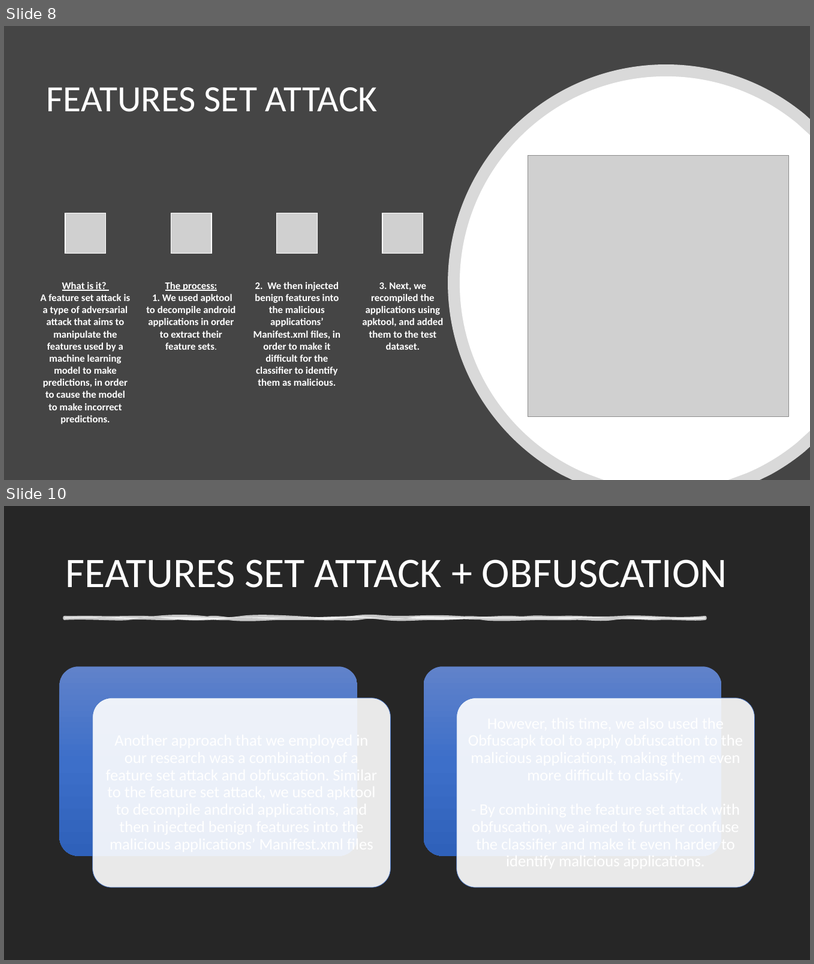
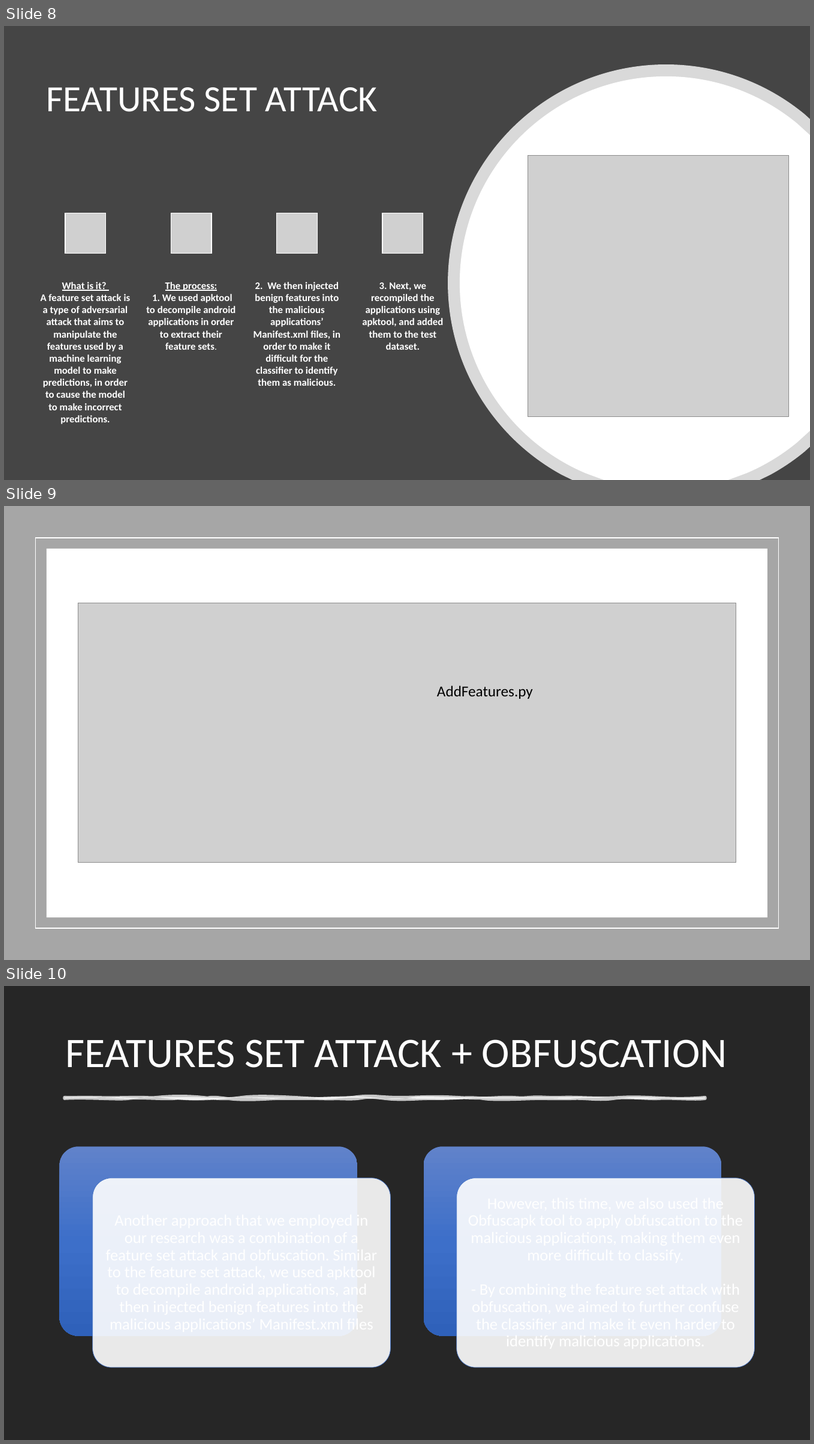
Before and after one commit to TalMalchi/drebin-android-attack, a slide deck: Presentation.pptx. Shown one above the other, each under a label of ours: slides 8 and 10 before the commit, slides 8, 9 and 10 after it; the slides between them are not shown. The pictures are 814x964 and 814x1444 pixels, drawn with LibreOffice and Linux fonts; fonts in the diff are those of the drawing; grey boxes stand for pictures. Boxes give left, top, right and bottom in pixels: in the first picture for what was removed or moved away, otherwise in the second. Text is boxed around its words. In the diff, an @@ line names an element or a change of style, - is before the commit and + after.

```diff
--- a/Presentation.pptx
+++ b/Presentation.pptx
@@ slide 9 added at [4, 506, 810, 960], background #FFFFFF @@
@@ rectangle added at [4, 506, 810, 960], fill #A6A6A6 @@
@@ rectangle added at [35, 538, 779, 928], outline #FFFFFF 1 pt @@
@@ rectangle added at [47, 549, 768, 917], fill #FFFFFF @@
@@ picture added at [78, 603, 737, 862] @@
@@ text added at [437, 685, 533, 699], 18 pt, text #000000 @@
+AddFeatures.py
```
Also in this commit, not shown: 1 slide changed, 1 slide removed.
